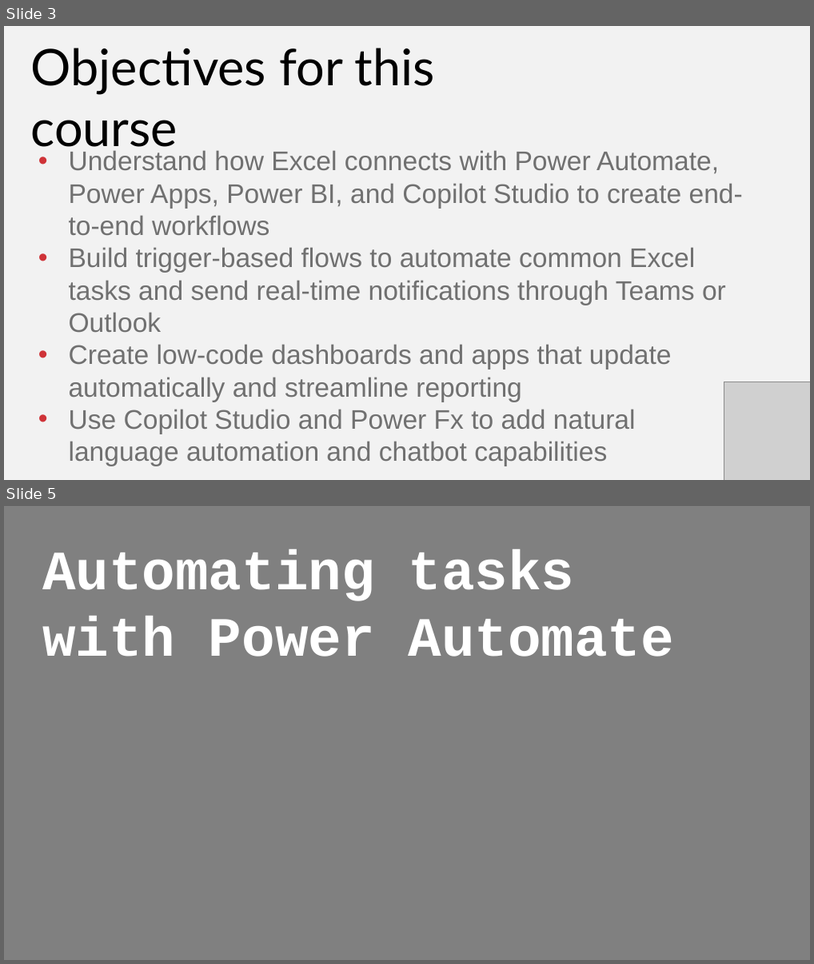
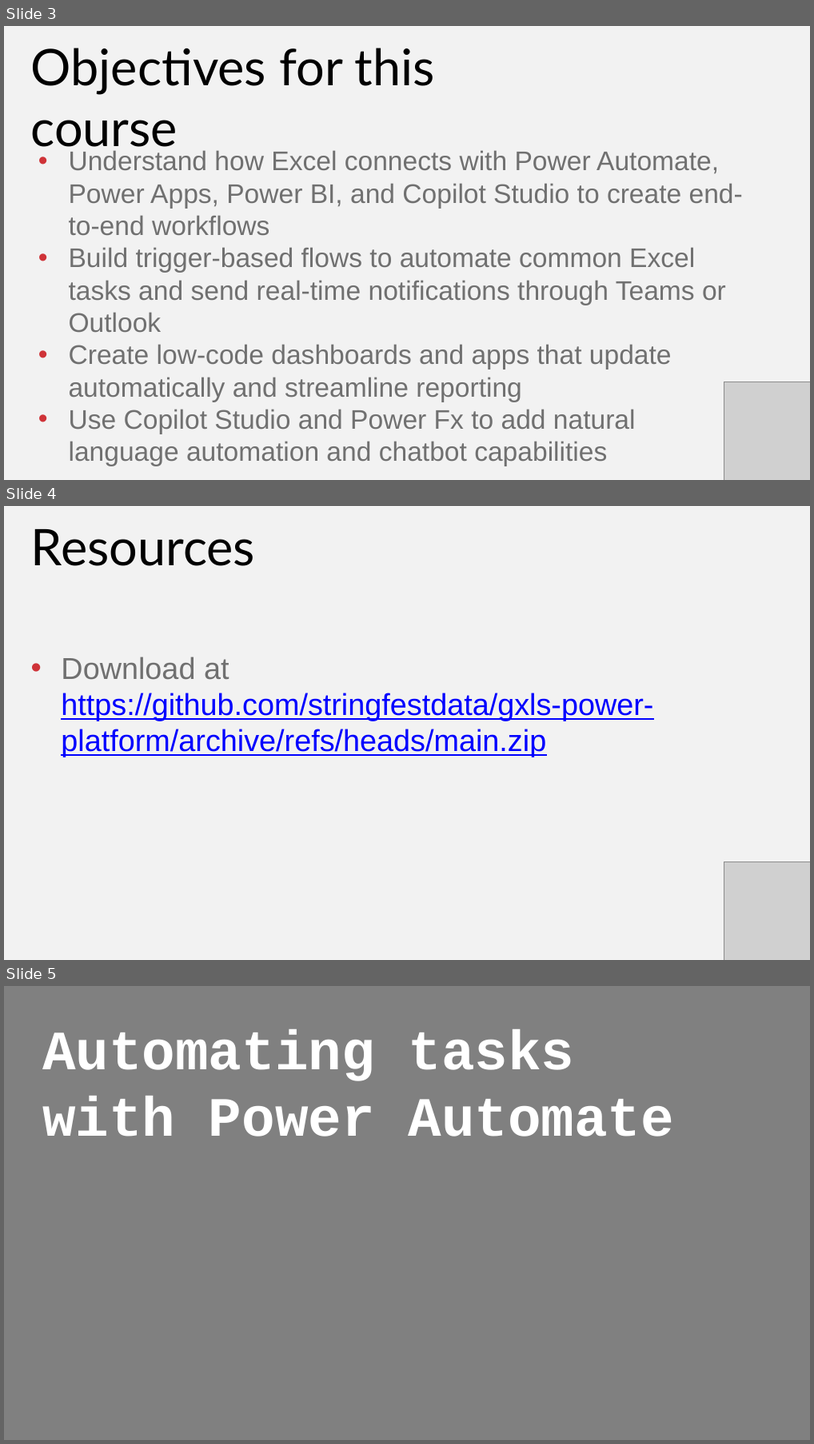
Before and after one commit to summerofgeorge/gxls-power-platform, a slide deck: gxls-power-platform-slides.pptx. Shown one above the other, each under a label of ours: slides 3 and 5 before the commit, slides 3, 4 and 5 after it; the slides between them are not shown. The pictures are 814x964 and 814x1444 pixels, drawn with LibreOffice and Linux fonts; fonts in the diff are those of the drawing; grey boxes stand for pictures. Boxes give left, top, right and bottom in pixels: in the first picture for what was removed or moved away, otherwise in the second. Text is boxed around its words. In the diff, an @@ line names an element or a change of style, - is before the commit and + after.

```diff
--- a/gxls-power-platform-slides.pptx
+++ b/gxls-power-platform-slides.pptx
@@ slide 4 added at (4, 506, 810, 960), background #F2F2F2 @@
@@ text added at (31, 529, 255, 566), 90 pt, text #000000 @@
+Resources
@@ text added at (61, 656, 654, 757), 54 pt, text #0000FF, underline @@
+• Download at https://github.com/stringfestdata/gxls-power-platform/archive/refs/heads/main.zip
@@ picture added at (725, 861, 810, 960) @@
```
Also in this commit, not shown: 12 other slides added, 1 slide removed, 6 other files.
